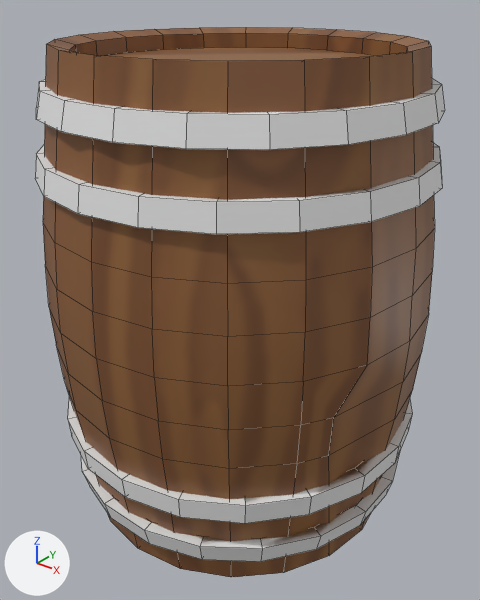
Renders of the FBX model Objects/Mesh/Parts/Barrel/Barrel.fbx from each side of a commit.
Rendered twice from a 50 mm lens placed at (2.075, -2.588, 1.512), pointed at (0.025, -0.027, -0.076). Lighting does not change. The marker at lower left points along +X, +Y and +Z. Mesh edges are drawn as thin lines. Where no turn or scale is listed for an object, it has been applied to the vertices. Vertices at the same position are counted once.
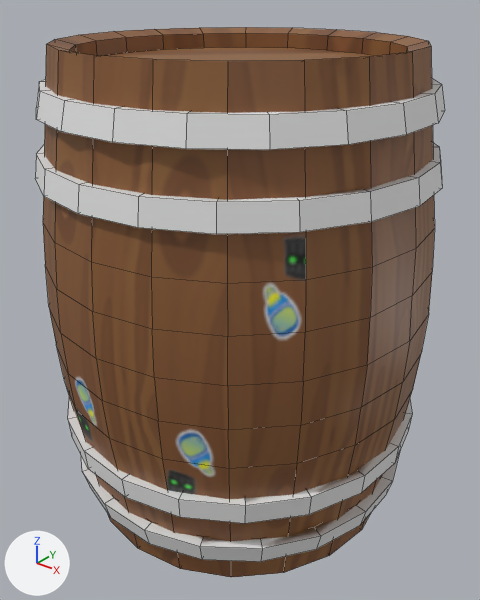
The newer file is also rescaled (x1.193) as a whole; pictures and numbers use the older file's frame.

What changed in the scene script:
```text
Change me_cylinder_009:
    where me_cylinder_009.from_pydata(...)  # 540 vertices, 522 faces; spans x -1.01..1.01, y -1.01..1.01, z -1.25..1.25
    used by ob_cylinder; location = (0.0, 0.0, 0.0)
    me_cylinder_009 part 1
    me_cylinder_009.vertices[145].co: (0.88, -0.44, -0.45) -> (0.93, -0.3, -0.45)  # pixel (328, 455) -> pixel (355, 445)
    me_cylinder_009.vertices[186].co: (0.89, -0.45, -0.23) -> (0.95, -0.31, -0.23)  # pixel (333, 417) -> pixel (361, 407)
    me_cylinder_009 part 2: 120 kept faces spanning x -1.01..1.01, y -1.01..1.01, z -1.25..1.25 get new texture (UV) coordinates
```

Boxes (x1, y1, x2, y2) around the edits, measured in the pictures (480 x 600 px; the box of a moved part takes in the faces that stretch with it):
part 1 of me_cylinder_009, moved or reshaped: (284, 341, 410, 572) in both
part 2 of me_cylinder_009, surface changed: (55, 57, 414, 573) in both
